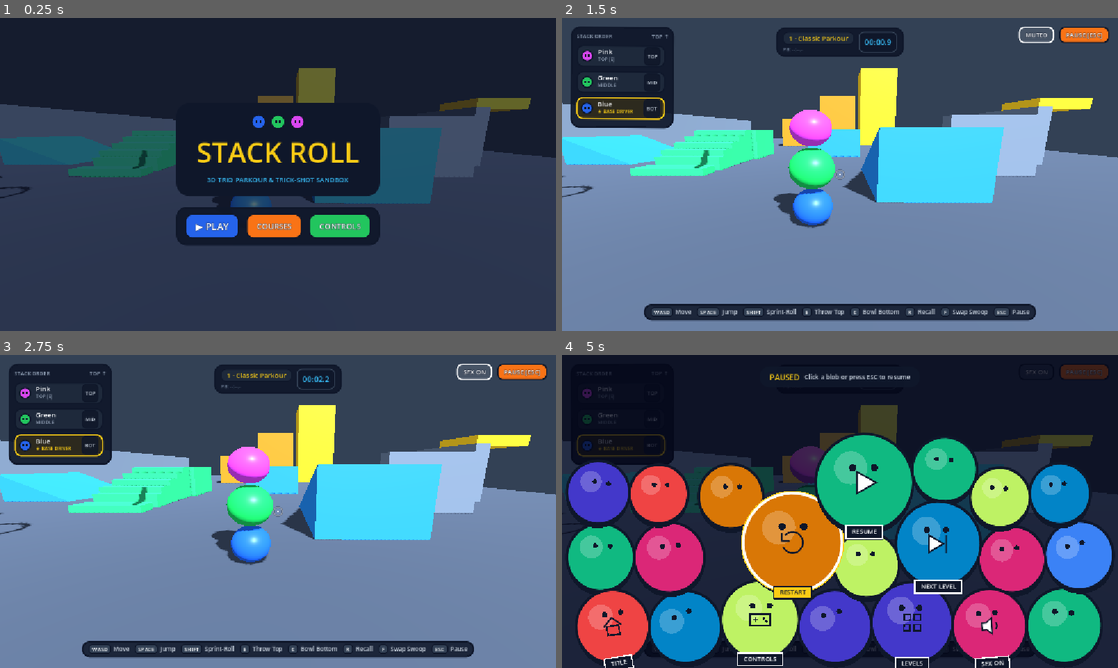
Above: before the commit, frames 1-4 (two rows, left to right).
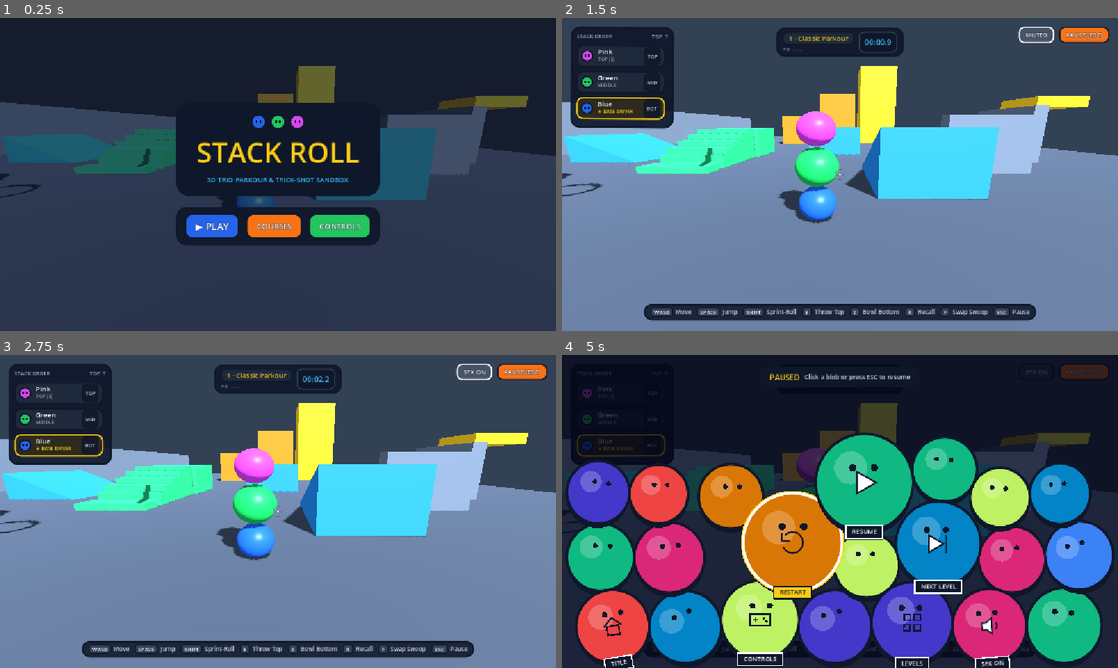
Above: after the commit, the same moments.

Repository: freeeked/godotgame
Game: Godot game, scene res://main.tscn
The game is run twice, just before and just after one commit, with the same random seed, the same clock (stepped at 60 frames per second) and the same inputs.
Inputs (mouse positions are in pixels of both pictures, inside the frame that each line leads up to):
- Up to frame 1 (0.25 s): no input
- Up to frame 2 (1.5 s): click "▶ PLAY" at 0.5 s; click "SFX ON" at 1.25 s
- Up to frame 3 (2.75 s): click "MUTED" at 2 s
- Up to frame 4 (5 s): click "PAUSE [ESC]" at 2.75 s; move the mouse to (962, 495) at 3.52 s; hold D (move_right) 3.53-4.25 s; hold Q (center_camera) 3.53-4.25 s; click (962, 495) at 3.67 s; tap Shift (sprint_roll) at 3.8 s; drag from (728, 527) to (812, 574) at 4.27 s

The runs differ from the first frame. In frame 1, 2.1% of the frame differs, in the area x 0-100%, y 15-61%; in frame 2, 4.3%; in frame 3, 4.3%, in the area x 0-100%, y 15-68%; in frame 4, 0.9%.

Commit message:
resolve motion sick

Diff:
--- a/scripts/test_main.gd
+++ b/scripts/test_main.gd
@@ -11,81 +11,83 @@
 ## Active camera preset (SNAPPY for tight platforming, CINEMATIC_FLUID for looser drift and heavier momentum feel).
 @export var camera_mode: CameraFeelMode = CameraFeelMode.SNAPPY
 ## Mouse look rotation speed in radians per pixel of cursor movement.
-@export var orbit_sensitivity: float = 0.0036
+@export var orbit_sensitivity: float = 0.0034
 ## Keyboard camera rotation speed (I/J/K/L or orbit actions) in radians per second.
-@export var key_orbit_speed: float = 2.2
+@export var key_orbit_speed: float = 2.1
 ## Closest zoom distance (meters) allowed when scrolling in with the mouse wheel.
-@export var min_zoom_distance: float = 4.2
+@export var min_zoom_distance: float = 4.5
 ## Farthest zoom distance (meters) allowed when scrolling out with the mouse wheel.
 @export var max_zoom_distance: float = 15.0
 ## Distance change (meters) applied per mouse wheel scroll notch.
 @export var zoom_step: float = 0.95
 ## Sphere-cast padding radius (meters) keeping the camera from clipping into walls and floors.
 @export var camera_collision_margin: float = 0.45
-## Gentle yaw assist (rad/s) when strafing perpendicular to camera (yields instantly on mouse move).
-@export var strafe_orbit_assist_speed: float = 0.42
+## Gentle yaw assist (rad/s) when strafing perpendicular to camera (0.0 prevents unwanted horizon drift).
+@export var strafe_orbit_assist_speed: float = 0.12
+## How long (seconds) manual look input suppresses auto-assist and extra horizon tilt.
+@export var manual_look_grace_time: float = 0.85
 
 @export_group("Grounded Vertical Hysteresis")
 ## Upward jump deadzone (meters) above last grounded height before camera rises to follow climbs.
-@export var vertical_deadzone_up: float = 2.35
+@export var vertical_deadzone_up: float = 2.6
 ## Downward drop deadzone (meters) below last grounded height before camera drops to follow falls.
-@export var vertical_deadzone_down: float = 0.65
+@export var vertical_deadzone_down: float = 0.75
 
 @export_group("Snappy Camera Tuning")
 ## Default follow distance (meters) behind the stack in Snappy mode.
-@export var snappy_follow_distance: float = 7.2
+@export var snappy_follow_distance: float = 7.6
 ## Horizontal over-the-shoulder offset (meters) to keep the crosshair clear of the stack.
-@export var snappy_shoulder_offset_x: float = 1.05
+@export var snappy_shoulder_offset_x: float = 0.9
 ## Vertical height (meters) above the base blob where the camera rig orbits.
-@export var snappy_pivot_height: float = 1.45
+@export var snappy_pivot_height: float = 1.5
 ## Vertical height (meters) above the base blob where the camera aims.
 @export var snappy_look_ahead_height: float = 1.85
 ## Forward distance (meters) along camera facing that the look target projects ahead.
-@export var snappy_look_ahead_forward: float = 2.0
-## Velocity look-ahead multiplier shifting the frame in your movement direction on bursts/skids.
-@export var snappy_velocity_lead: float = 0.09
+@export var snappy_look_ahead_forward: float = 1.6
+## Velocity look-ahead multiplier shifting the aim frame gently on bursts/skids.
+@export var snappy_velocity_lead: float = 0.045
 ## Critically damped horizontal spring frequency (higher = tighter lock, lower = more elastic surge).
-@export var snappy_spring_freq: float = 15.0
+@export var snappy_spring_freq: float = 18.0
 ## Vertical tracking smoothing speed toward the grounded floor baseline.
-@export var snappy_vert_smooth: float = 9.0
+@export var snappy_vert_smooth: float = 7.5
 ## Rotational smoothing speed for yaw/pitch orbit (higher = closer to raw 1:1 mouse response).
-@export var snappy_orbit_smooth: float = 46.0
+@export var snappy_orbit_smooth: float = 48.0
 ## Smoothing speed when interpolating zoom distance changes.
-@export var snappy_zoom_smooth: float = 18.0
-## Maximum camera roll tilt (degrees) when strafing, orbiting, or banking into turns.
-@export var snappy_bank_roll_deg: float = 1.4
+@export var snappy_zoom_smooth: float = 16.0
+## Maximum camera roll tilt (degrees) when banking into turns (keep low to avoid nausea).
+@export var snappy_bank_roll_deg: float = 0.55
 ## Resting field of view (degrees) at normal movement speeds in Snappy mode.
 @export var snappy_base_fov: float = 72.0
 ## Peak field of view (degrees) during sprint-rolls, long jumps, swoops, or cannon boosts.
-@export var snappy_boost_fov: float = 80.0
+@export var snappy_boost_fov: float = 76.0
 
 @export_group("Cinematic Fluid Camera Tuning")
 ## Default follow distance (meters) behind the stack in Cinematic Fluid mode.
-@export var fluid_follow_distance: float = 8.4
+@export var fluid_follow_distance: float = 8.6
 ## Horizontal over-the-shoulder offset (meters) in Cinematic Fluid mode.
-@export var fluid_shoulder_offset_x: float = 1.25
+@export var fluid_shoulder_offset_x: float = 1.1
 ## Vertical height (meters) above the base blob where the camera rig orbits in Fluid mode.
 @export var fluid_pivot_height: float = 1.65
 ## Vertical height (meters) above the base blob where the camera aims in Fluid mode.
-@export var fluid_look_ahead_height: float = 2.05
+@export var fluid_look_ahead_height: float = 2.0
 ## Forward distance (meters) along camera facing that the look target projects ahead in Fluid mode.
-@export var fluid_look_ahead_forward: float = 3.2
-## Velocity look-ahead multiplier shifting the frame ahead of high-speed movement in Fluid mode.
-@export var fluid_velocity_lead: float = 0.17
+@export var fluid_look_ahead_forward: float = 2.4
+## Velocity look-ahead multiplier shifting the aim frame ahead of high-speed movement in Fluid mode.
+@export var fluid_velocity_lead: float = 0.085
 ## Critically damped horizontal spring frequency (lower values let the blobs visibly surge ahead on bursts).
-@export var fluid_spring_freq: float = 10.5
+@export var fluid_spring_freq: float = 13.0
 ## Vertical tracking smoothing speed toward the grounded floor baseline in Fluid mode.
-@export var fluid_vert_smooth: float = 6.5
+@export var fluid_vert_smooth: float = 5.5
 ## Rotational smoothing speed for yaw/pitch orbit in Fluid mode.
-@export var fluid_orbit_smooth: float = 40.0
+@export var fluid_orbit_smooth: float = 42.0
 ## Smoothing speed when interpolating zoom distance changes in Fluid mode.
 @export var fluid_zoom_smooth: float = 10.0
 ## Maximum camera roll tilt (degrees) during high-speed sprint-roll curves and skids.
-@export var fluid_bank_roll_deg: float = 2.8
+@export var fluid_bank_roll_deg: float = 1.25
 ## Resting field of view (degrees) at normal movement speeds in Fluid mode.
-@export var fluid_base_fov: float = 75.0
+@export var fluid_base_fov: float = 74.0
 ## Peak field of view (degrees) during high-speed states in Fluid mode.
-@export var fluid_boost_fov: float = 87.0
+@export var fluid_boost_fov: float = 81.0
 
 var _camera_rig: Node3D
 var _camera: Camera3D
@@ -100,8 +102,8 @@
 var _prev_yaw: float = 0.0
 var _manual_orbit_yield_timer: float = 0.0
 
-var _target_zoom_distance: float = 7.2
-var _current_zoom_distance: float = 7.2
+var _target_zoom_distance: float = 7.6
+var _current_zoom_distance: float = 7.6
 var _smoothed_boost_ratio: float = 0.0
 
 # Critically damped spring follow & grounded vertical hysteresis state
@@ -364,8 +366,8 @@
 
 	if event is InputEventMouseMotion and Input.mouse_mode == Input.MOUSE_MODE_CAPTURED:
 		_target_yaw -= event.relative.x * orbit_sensitivity
-		_target_pitch = clampf(_target_pitch - event.relative.y * orbit_sensitivity, -0.75, 0.85)
-		_manual_orbit_yield_timer = 0.50
+		_target_pitch = clampf(_target_pitch - event.relative.y * orbit_sensitivity, -0.72, 0.82)
+		_manual_orbit_yield_timer = manual_look_grace_time
 	elif event is InputEventMouseButton and event.pressed:
 		if event.button_index == MOUSE_BUTTON_LEFT:
 			if Input.mouse_mode != Input.MOUSE_MODE_CAPTURED:
@@ -381,7 +383,7 @@
 			_target_yaw = 0.0
 			_target_pitch = -0.16
 			_target_zoom_distance = clampf(_get_mode_follow_distance(), min_zoom_distance, max_zoom_distance)
-			_manual_orbit_yield_timer = 0.50
+			_manual_orbit_yield_timer = manual_look_grace_time
 			if _sound != null:
 				_sound.play(&"ui_slide", 0.55, 1.1)
 
@@ -429,10 +431,10 @@
 				orbit_y += 1.0
 
 		if not is_zero_approx(orbit_x) or not is_zero_approx(orbit_y):
-			_manual_orbit_yield_timer = 0.50
+			_manual_orbit_yield_timer = manual_look_grace_time
 
 		_target_yaw += orbit_x * key_orbit_speed * delta
-		_target_pitch = clampf(_target_pitch + orbit_y * key_orbit_speed * delta, -0.75, 0.85)
+		_target_pitch = clampf(_target_pitch + orbit_y * key_orbit_speed * delta, -0.72, 0.82)
 
 		player_stack.step_stack(delta, _target_yaw, _camera)
 
@@ -481,82 +483,83 @@
 		_prev_anchor = raw_anchor
 		_anchor_vel = _anchor_vel.lerp(inst_vel, 1.0 - exp(-12.0 * delta))
 
-		# Critically damped spring lag on XZ so blobs surge forward when accelerating/boosting
+		# Critically damped spring lag on XZ so blobs surge forward cleanly without elastic wobble
 		var spring_res := _step_critically_damped_spring_xz(_spring_follow_pos, _spring_follow_vel, raw_anchor, spring_freq, delta)
 		_spring_follow_pos = spring_res[0]
 		_spring_follow_vel = spring_res[1]
 
 		# Grounded Vertical Hysteresis: anchor Y baseline to last grounded floor within deadzone
 		if player_stack._is_grounded:
-			_grounded_base_y = lerpf(_grounded_base_y, raw_anchor.y, 1.0 - exp(-11.0 * delta))
+			_grounded_base_y = lerpf(_grounded_base_y, raw_anchor.y, 1.0 - exp(-10.0 * delta))
 		else:
 			if raw_anchor.y > _grounded_base_y + vertical_deadzone_up:
-				_grounded_base_y = lerpf(_grounded_base_y, raw_anchor.y - vertical_deadzone_up, 1.0 - exp(-7.5 * delta))
+				_grounded_base_y = lerpf(_grounded_base_y, raw_anchor.y - vertical_deadzone_up, 1.0 - exp(-6.5 * delta))
 			elif raw_anchor.y < _grounded_base_y - vertical_deadzone_down:
-				_grounded_base_y = lerpf(_grounded_base_y, raw_anchor.y + vertical_deadzone_down, 1.0 - exp(-9.5 * delta))
+				_grounded_base_y = lerpf(_grounded_base_y, raw_anchor.y + vertical_deadzone_down, 1.0 - exp(-8.0 * delta))
 
 		_smoothed_track_y = lerpf(_smoothed_track_y, _grounded_base_y, 1.0 - exp(-v_smooth * delta))
 
-	# Subtle movement-assisted yaw when strafing perpendicular to camera (yields instantly on mouse move)
+	# Subtle movement-assisted yaw only when not manually looking or skidding
 	var pre_yaw_basis := Basis(Vector3.UP, _current_yaw)
 	var pre_right := pre_yaw_basis.x
 	var horiz_vel := Vector3(player_stack._leader_vel.x, 0.0, player_stack._leader_vel.z)
 	var horiz_spd := horiz_vel.length()
-	if _manual_orbit_yield_timer <= 0.0 and not blocked and horiz_spd > 2.5 and not player_stack._is_skidding:
-		var strafe_ratio := clampf(horiz_vel.dot(pre_right) / player_stack.sprint_roll_speed, -1.0, 1.0)
+	if _manual_orbit_yield_timer <= 0.0 and not blocked and horiz_spd > 3.2 and not player_stack._is_skidding and strafe_orbit_assist_speed > 0.0:
+		var strafe_ratio := clampf(horiz_vel.dot(pre_right) / maxf(1.0, player_stack.sprint_roll_speed), -1.0, 1.0)
 		_target_yaw -= strafe_ratio * strafe_orbit_assist_speed * delta
 
-	# Keep mouse/key orbit nearly 1:1 responsive in both Snappy and Fluid modes
 	_current_yaw = lerp_angle(_current_yaw, _target_yaw, 1.0 - exp(-orbit_smooth * delta))
 	_current_pitch = lerpf(_current_pitch, _target_pitch, 1.0 - exp(-orbit_smooth * delta))
 	_current_zoom_distance = lerpf(_current_zoom_distance, _target_zoom_distance, 1.0 - exp(-zoom_smooth * delta))
-	var zoom_ratio := clampf(_current_zoom_distance / maxf(0.1, mode_dist), 0.65, 1.85)
-
-	var shake := player_stack.camera_shake_offset
+	var zoom_ratio := clampf(_current_zoom_distance / maxf(0.1, mode_dist), 0.7, 1.65)
+
+	# Dampen camera shake slightly for comfortable prolonged play
+	var shake := player_stack.camera_shake_offset * 0.65
 	var yaw_basis := Basis(Vector3.UP, _current_yaw)
 	var right_vec := yaw_basis.x
 	var forward_vec := -yaw_basis.z
 
+	# Keep look-ahead subtle so the camera frames upcoming jumps without swinging sideways
 	var target_vel_lead := horiz_vel * vel_lead_scale
-	var strafe_speed := horiz_vel.dot(right_vec)
-	var yaw_rate := clampf(wrapf(_current_yaw - _prev_yaw, -PI, PI) / maxf(0.0001, delta), -4.0, 4.0)
-	var curve_bank := player_stack._turn_bank_angle * (14.0 if is_fluid else 7.5)
-	var target_bank := deg_to_rad(clampf(-strafe_speed * 0.14 - yaw_rate * 0.35 - curve_bank, -max_bank_deg, max_bank_deg))
+	var yaw_rate := clampf(wrapf(_current_yaw - _prev_yaw, -PI, PI) / maxf(0.0001, delta), -3.0, 3.0)
+	var manual_damp := 0.35 if _manual_orbit_yield_timer > 0.0 else 1.0
+	var curve_bank := player_stack._turn_bank_angle * (6.0 if is_fluid else 3.0) * manual_damp
+	var target_bank := deg_to_rad(clampf(-yaw_rate * 0.14 - curve_bank, -max_bank_deg, max_bank_deg))
 	_prev_yaw = _current_yaw
 
-	_smoothed_vel_lead = _smoothed_vel_lead.lerp(target_vel_lead, 1.0 - exp(-8.0 * delta))
-	_smoothed_bank_roll = lerpf(_smoothed_bank_roll, target_bank, 1.0 - exp(-9.5 * delta))
+	_smoothed_vel_lead = _smoothed_vel_lead.lerp(target_vel_lead, 1.0 - exp(-6.0 * delta))
+	_smoothed_bank_roll = lerpf(_smoothed_bank_roll, target_bank, 1.0 - exp(-7.0 * delta))
 
 	var target_boost_ratio: float = player_stack.get_speed_fov_ratio() if player_stack.has_method("get_speed_fov_ratio") else (1.0 if player_stack.is_high_speed_state() else 0.0)
-	var boost_rate: float = (6.5 if is_fluid else 9.0) if target_boost_ratio > _smoothed_boost_ratio else (2.8 if is_fluid else 3.8)
+	var boost_rate: float = (4.5 if is_fluid else 6.0) if target_boost_ratio > _smoothed_boost_ratio else (2.4 if is_fluid else 3.2)
 	_smoothed_boost_ratio = lerpf(_smoothed_boost_ratio, target_boost_ratio, 1.0 - exp(-boost_rate * delta))
 
+	# Keep the pivot anchored to the spring follow position without sliding the pivot laterally with velocity
 	var tracked_anchor := Vector3(_spring_follow_pos.x, _smoothed_track_y, _spring_follow_pos.z)
-	var active_shoulder := mode_shoulder * lerpf(0.82, 1.25, clampf((zoom_ratio - 0.65) / 1.2, 0.0, 1.0))
-	var up_aim_lift := maxf(0.0, _current_pitch) * 0.95
+	var active_shoulder := mode_shoulder * lerpf(0.85, 1.15, clampf((zoom_ratio - 0.7) / 0.95, 0.0, 1.0))
+	var up_aim_lift := maxf(0.0, _current_pitch) * 0.75
 
 	var center_pivot := Vector3(raw_anchor.x, _smoothed_track_y, raw_anchor.z) + Vector3.UP * (mode_pivot_h + up_aim_lift)
 	var desired_shoulder_pivot := (
 		tracked_anchor
-		+ _smoothed_vel_lead * 0.45
 		+ Vector3.UP * (mode_pivot_h + up_aim_lift)
 		+ right_vec * active_shoulder
 		+ shake
 	)
 
 	var rot := Basis.from_euler(Vector3(_current_pitch, _current_yaw, 0.0))
-	var dyn_dist := _current_zoom_distance + (1.45 if is_fluid else 0.95) * _smoothed_boost_ratio
+	var dyn_dist := _current_zoom_distance + (0.85 if is_fluid else 0.45) * _smoothed_boost_ratio
 	var desired_cam_pos := desired_shoulder_pivot + rot * Vector3(0.0, 0.0, dyn_dist)
 	var safe_cam_pos := _resolve_wall_safe_camera(center_pivot, desired_shoulder_pivot, desired_cam_pos)
 
 	var pitch_aim_y := tan(_current_pitch) * 7.2
 	var look_target := (
 		tracked_anchor
-		+ _smoothed_vel_lead
+		+ Vector3(_smoothed_vel_lead.x, 0.0, _smoothed_vel_lead.z)
 		+ Vector3.UP * (mode_look_h + pitch_aim_y)
-		+ right_vec * (active_shoulder * 0.9)
+		+ right_vec * (active_shoulder * 0.92)
 		+ forward_vec * mode_look_fwd
-		+ shake * 0.6
+		+ shake * 0.5
 	)
 
 	_camera_rig.global_position = desired_shoulder_pivot
